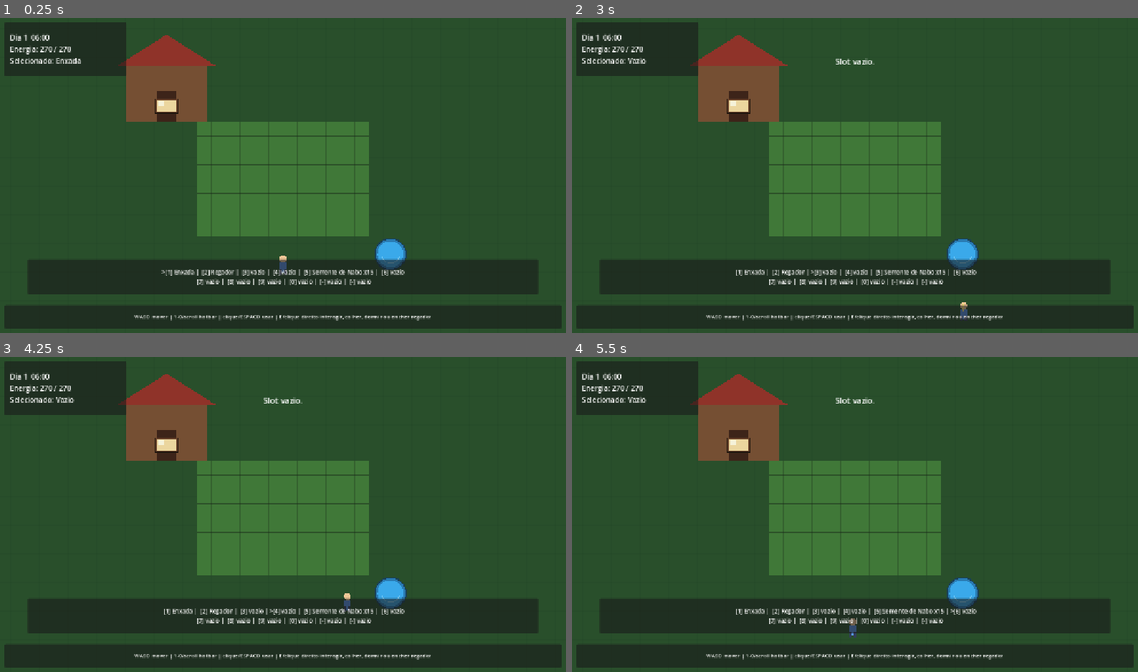
Above: before the commit, frames 1-4 (two rows, left to right).
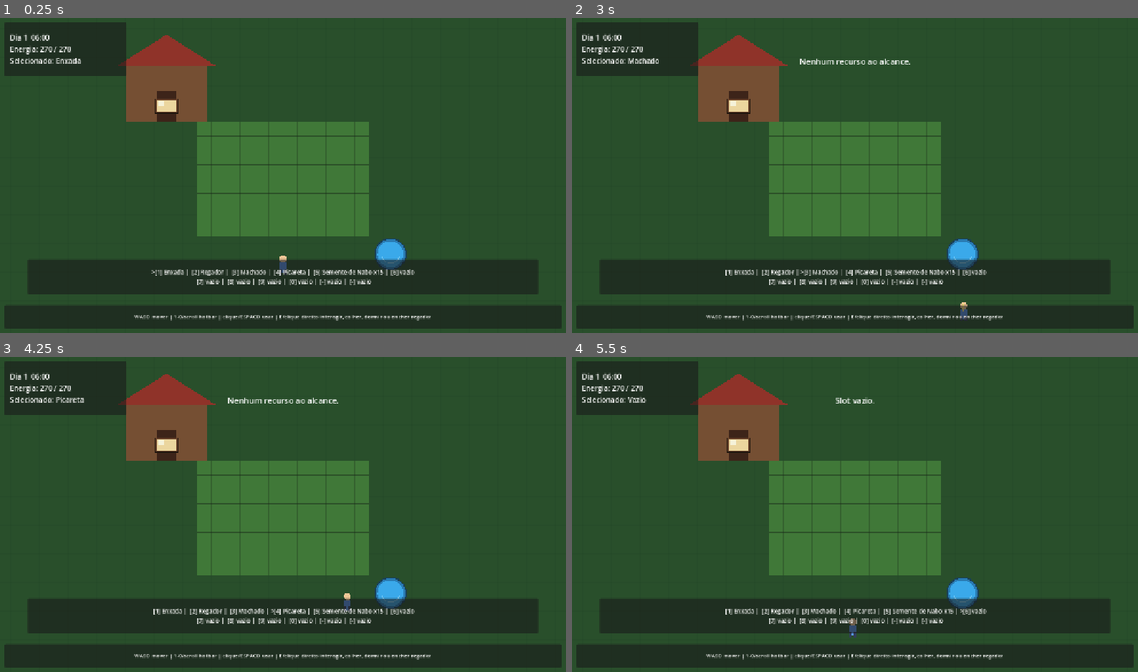
Above: after the commit, the same moments.

Repository: HelioConde/GameSlime
Game: Godot game, scene res://scenes/world/main.tscn
The game is run twice, just before and just after one commit, with the same random seed, the same clock (stepped at 60 frames per second) and the same inputs.
Inputs (mouse positions are in pixels of both pictures, inside the frame that each line leads up to):
- Up to frame 1 (0.25 s): no input
- Up to frame 2 (3 s): tap Enter at 0.5 s; move the mouse to (979, 159) at 0.52 s; hold D 0.53-1.28 s; tap E at 0.6 s; click (979, 159) at 0.67 s; tap Space at 0.77, 1.52, 2.75 s; move the mouse to (741, 191) at 1.27 s; hold S 1.28-2.03 s; tap 1 at 1.35 s; move the mouse to (911, 106) at 2.02 s; hold D 2.03-2.78 s; tap 2 at 2.1 s; move the mouse to (826, 238) at 2.77 s; hold W from 2.78 s (still down); tap 3 at 2.85 s; click (826, 238) at 2.92 s
- Up to frame 3 (4.25 s): tap Space at 3.02, 3.77 s; tap Enter at 3.5 s; move the mouse to (452, 561) at 3.52 s; release W at 3.53 s; hold A from 3.53 s (still down); tap 4 at 3.6 s
- Up to frame 4 (5.5 s): move the mouse to (685, 467) at 4.27 s; tap 5 at 4.35 s; tap Space at 4.52 s; move the mouse to (883, 514) at 5.02 s; release A at 5.03 s; hold S from 5.03 s (still down); tap 6 at 5.1 s; click (883, 514) at 5.17 s

The runs differ from the first frame. In frame 1, 0.6% of the frame differs, in the area x 26-74%, y 79-82%; in frame 2, 0.9%, in the area x 9-74%, y 12-82%; in frame 3, 0.8%; in frame 4, 0.5%.

Commit message:
feat: add axe pickaxe wood and stone to player catalog

Diff:
--- a/scenes/player/player.tscn
+++ b/scenes/player/player.tscn
@@ -8,6 +8,10 @@
 [ext_resource type="Resource" path="res://resources/items/watering_can.tres" id="6_water"]
 [ext_resource type="Resource" path="res://resources/items/starter_turnip_seed.tres" id="7_seed"]
 [ext_resource type="Resource" path="res://resources/items/starter_turnip.tres" id="8_crop"]
+[ext_resource type="Resource" path="res://resources/items/axe.tres" id="9_axe"]
+[ext_resource type="Resource" path="res://resources/items/pickaxe.tres" id="10_pickaxe"]
+[ext_resource type="Resource" path="res://resources/items/wood.tres" id="11_wood"]
+[ext_resource type="Resource" path="res://resources/items/stone.tres" id="12_stone"]
 
 [sub_resource type="CapsuleShape2D" id="Capsule_player"]
 radius = 8.0
@@ -18,8 +22,12 @@
 script = ExtResource("1_player")
 starter_hoe_item = ExtResource("5_hoe")
 starter_watering_can_item = ExtResource("6_water")
+starter_axe_item = ExtResource("9_axe")
+starter_pickaxe_item = ExtResource("10_pickaxe")
 starter_seed_item = ExtResource("7_seed")
 starter_crop_item = ExtResource("8_crop")
+wood_item = ExtResource("11_wood")
+stone_item = ExtResource("12_stone")
 
 [node name="CollisionShape2D" type="CollisionShape2D" parent="."]
 position = Vector2(0, 4)
@@ -34,6 +42,8 @@
 script = ExtResource("3_tools")
 hoe_level = 2
 watering_can_level = 2
+axe_level = 0
+pickaxe_level = 0
 
 [node name="Inventory" type="Node" parent="."]
 script = ExtResource("4_inventory")
Not shown: 1 places in scenes/player/player.tscn that only renumber resources
